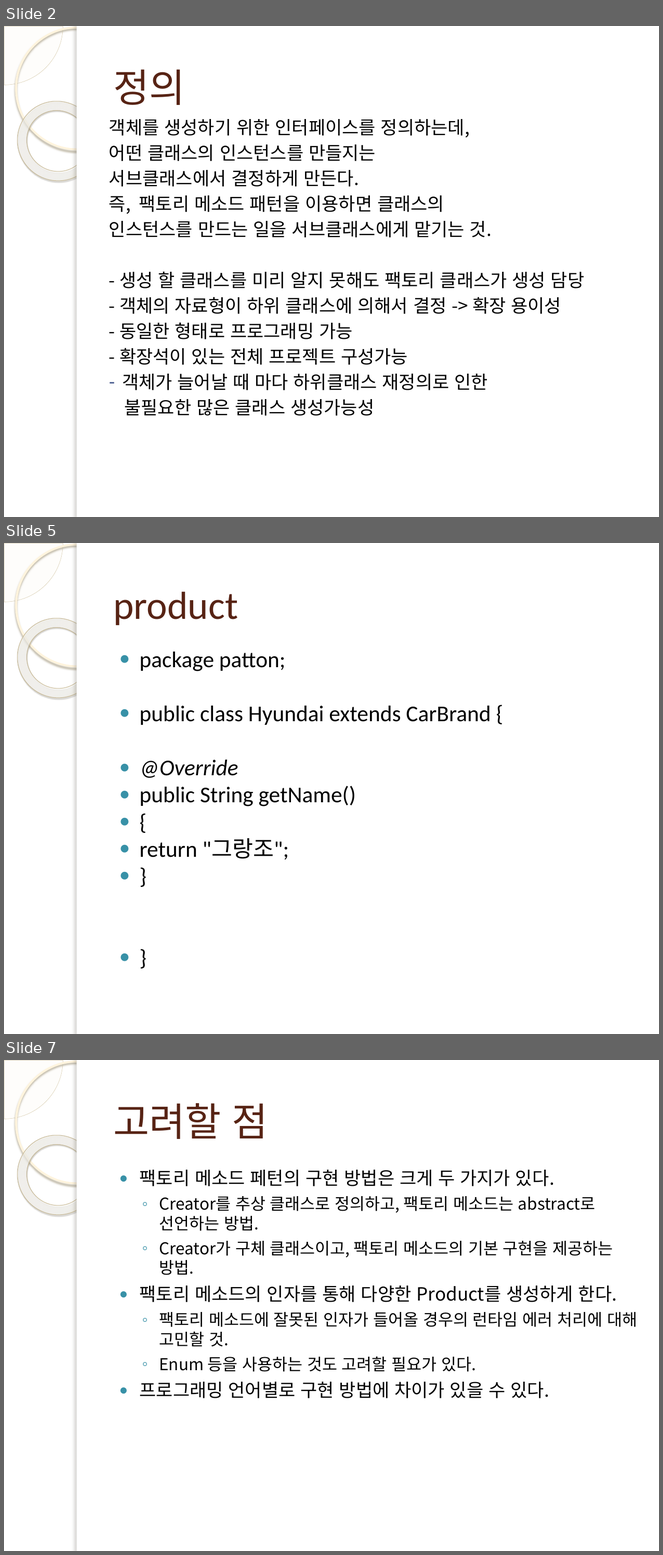
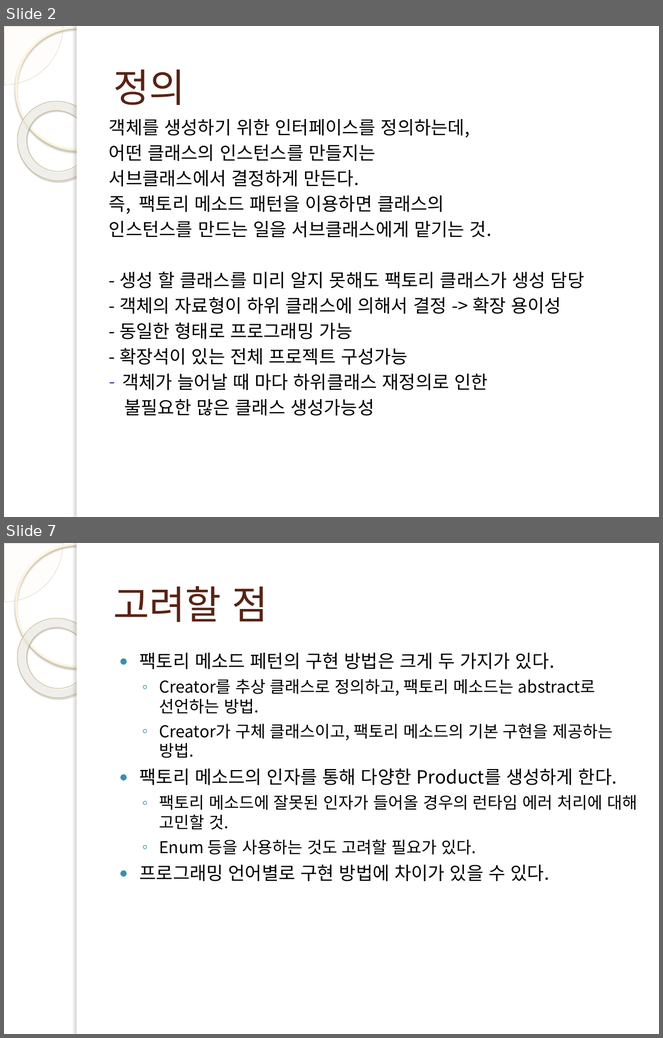
Before and after one commit to wook-dragon/young-rich, a slide deck: Factory_Pattern/kum/팩토리 메소드 ppt.pptx. Shown one above the other, each under a label of ours: slides 2, 5 and 7 before the commit, slides 2 and 7 after it; the slides between them are not shown. The pictures are 663x1555 and 663x1038 pixels, drawn with LibreOffice and Linux fonts; fonts in the diff are those of the drawing; background and template pictures are left out. Boxes give left, top, right and bottom in pixels: in the first picture for what was removed or moved away, otherwise in the second. Text is boxed around its words. In the diff, an @@ line names an element or a change of style, - is before the commit and + after.

```diff
--- a/Factory_Pattern/kum/팩토리 메소드 ppt.pptx
+++ b/Factory_Pattern/kum/팩토리 메소드 ppt.pptx
@@ slide 5 removed at [4,543,659,1034], background picture (left out); not listed: 5 template elements that a slide beside it also shows @@
@@ title removed at [113,591,238,625] @@
-product
@@ text removed at [140,652,491,860] @@
-● package patton;
-● public class Hyundai extends CarBrand {
-● @Override
-● public String getName()
-● {
-● return "그랑조";
-● }
-● }
```
Also in this commit, not shown: 4 slides added, 3 other slides removed, 3 other files.
